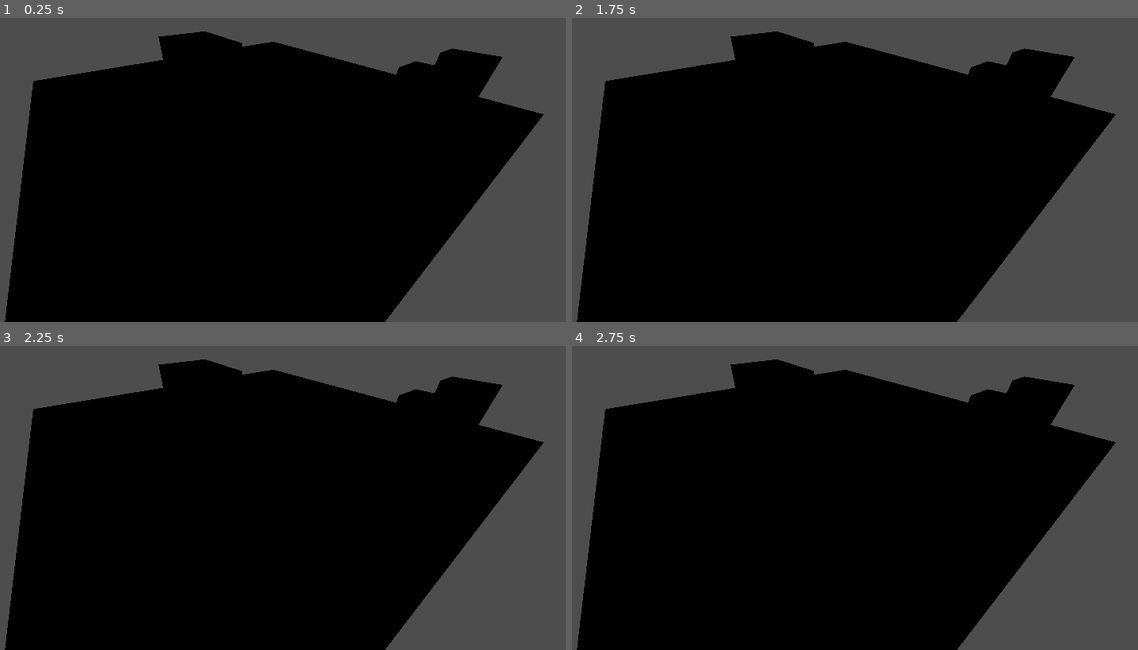
Above: before the commit, frames 1-4 (two rows, left to right).
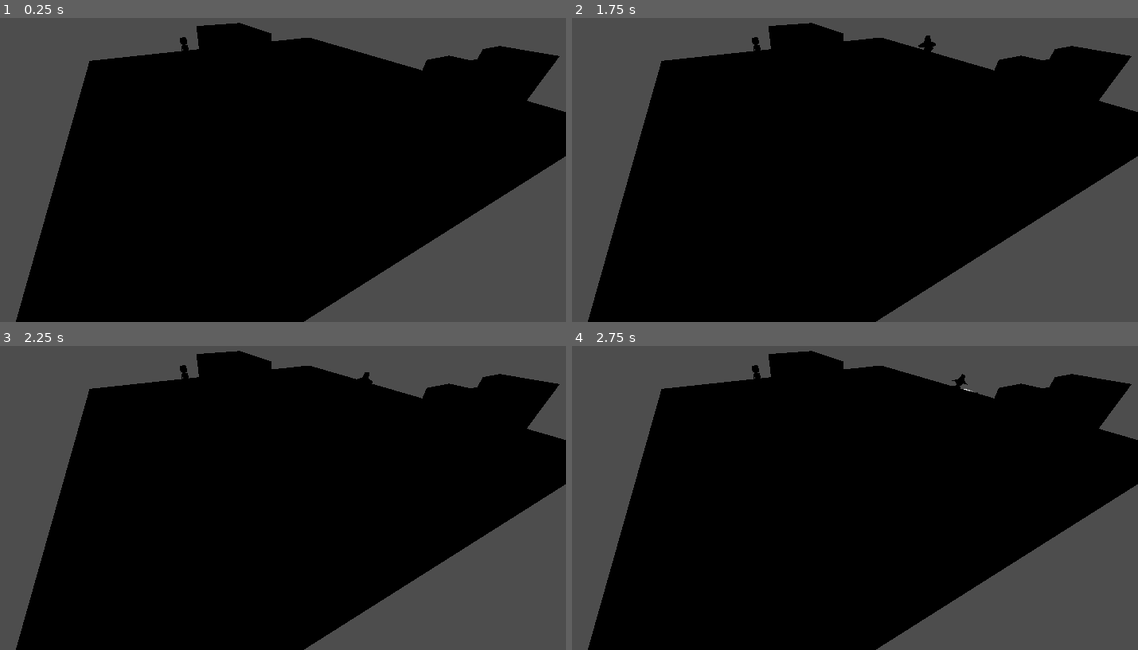
Above: after the commit, the same moments.

Repository: ZergioPC/aux_sombreron
Game: Godot game, scene res://Environment/map_testing.tscn
Same seed, same stepped clock (60 frames per second), same inputs: the game is played once before the commit and once after it. This scene is started directly instead of the project's main scene.
Inputs:
- Up to frame 1 (0.25 s): no input
- Up to frame 2 (1.75 s): tap Enter at 0.5 s; hold Right (move_right) 0.53-1.28 s; hold Shift (run) 0.53-1.28 s; tap Space at 1.25 s; hold Down (move_back) from 1.28 s (still down); tap X (attack) at 1.35 s; tap Shift (run) at 1.55 s
- Up to frame 3 (2.25 s): tap Enter at 2 s; release Down (move_back) at 2.03 s; hold Right (move_right) from 2.03 s (still down); hold Shift (run) from 2.03 s (still down); tap Z (dash) at 2.1 s
- Up to frame 4 (2.75 s): keep holding Right (move_right); keep holding Shift (run)

The runs differ from the first frame. In frame 1, 13% of the frame differs, in the area x 0-100%, y 1-100%; in frame 2, 13%; in frame 3, 13%; in frame 4, 13%.

Commit message:
Se agregan los primeros comportamientos de NPC usando el sombreron

Diff:
--- a/Entities/Peleador/Peleador.tscn
+++ b/Entities/Peleador/Peleador.tscn
@@ -1,13 +1,22 @@
-[gd_scene load_steps=3 format=3 uid="uid://cknalse3hxgqa"]
+[gd_scene load_steps=5 format=3 uid="uid://cknalse3hxgqa"]
 
-[ext_resource type="PackedScene" uid="uid://bksaypiu6el3u" path="res://Entities/Peleador/Modelo3D/Peleador_Model.tscn" id="1_0wu28"]
+[ext_resource type="PackedScene" path="res://NPCSystem/Base/NPCBase.tscn" id="1_base"]
+[ext_resource type="PackedScene" uid="uid://bksaypiu6el3u" path="res://Entities/Peleador/Modelo3D/Peleador_Model.tscn" id="2_model"]
+[ext_resource type="Script" path="res://NPCSystem/Behaviors/FighterBehavior.gd" id="3_fighter"]
 
-[sub_resource type="CapsuleShape3D" id="CapsuleShape3D_mmae2"]
+[sub_resource type="CapsuleShape3D" id="CapsuleShape3D_peleador"]
+radius = 0.4
+height = 1.8
 
-[node name="Peleador" type="CharacterBody3D"]
+[node name="Peleador" instance=ExtResource("1_base")]
+classification = 1
+move_speed = 2.5
 
-[node name="Peleador_animation" parent="." instance=ExtResource("1_0wu28")]
+[node name="Peleador_animation" parent="Model" index="0" instance=ExtResource("2_model")]
 
-[node name="CollisionShape3D" type="CollisionShape3D" parent="."]
-transform = Transform3D(1, 0, 0, 0, 1, 0, 0, 0, 1, 0, 1, 0)
-shape = SubResource("CapsuleShape3D_mmae2")
+[node name="CollisionShape3D" parent="." index="1"]
+transform = Transform3D(1, 0, 0, 0, 1, 0, 0, 0, 1, 0, 0.9, 0)
+shape = SubResource("CapsuleShape3D_peleador")
+
+[node name="Behavior" parent="." index="6"]
+script = ExtResource("3_fighter")
--- a/Environment/map_testing.tscn
+++ b/Environment/map_testing.tscn
@@ -1,6 +1,7 @@
-[gd_scene load_steps=3 format=3 uid="uid://cw5kq0ypvmg5d"]
+[gd_scene load_steps=4 format=3 uid="uid://cw5kq0ypvmg5d"]
 
 [ext_resource type="PackedScene" uid="uid://cknalse3hxgqa" path="res://Entities/Peleador/Peleador.tscn" id="1_p4juy"]
+[ext_resource type="PackedScene" uid="uid://cqcjfafijyups" path="res://Player/player.tscn" id="2_player"]
 
 [sub_resource type="NavigationMesh" id="NavigationMesh_af00w"]
 vertices = PackedVector3Array(-5.67381, 0.392067, -13.158, -2.92381, 0.392067, -13.408, -2.92381, 0.392067, -16.408, -1 …(1754 unchanged characters)…
@@ -15,22 +16,27 @@
 
 [node name="CSGBox3D" type="CSGBox3D" parent="NavigationRegion3D"]
 transform = Transform3D(4.29163, 0, 0, 0, 4.29163, 0, 0, 0, 4.29163, -1.95808, -0.621379, -3.09815)
+use_collision = true
 size = Vector3(6.39185, 0.255859, 6.31921)
 
 [node name="CSGBox3D2" type="CSGBox3D" parent="NavigationRegion3D"]
 transform = Transform3D(4.29163, 0, 0, 0, 4.29163, 0, 0, 0, 4.29163, -2.87764, -0.466599, -9.79484)
+use_collision = true
 size = Vector3(1.09473, 1.58044, 1.539)
 
 [node name="CSGBox3D3" type="CSGBox3D" parent="NavigationRegion3D"]
 transform = Transform3D(4.29163, 0, 0, 0, 4.29163, 0, 0, 0, 4.29163, 4.43839, -0.466599, 5.62753)
+use_collision = true
 size = Vector3(0.495789, 1.58044, 0.674896)
 
 [node name="CSGBox3D4" type="CSGBox3D" parent="NavigationRegion3D"]
 transform = Transform3D(4.29163, 0, 0, 0, 4.29163, 0, 0, 0, 4.29163, 7.45631, -0.466599, 6.19508)
+use_collision = true
 size = Vector3(1.20324, 1.58044, 0.410412)
 
 [node name="CSGBox3D5" type="CSGBox3D" parent="NavigationRegion3D"]
 transform = Transform3D(4.29163, 0, 0, 0, 4.29163, 0, 0, 0, 4.29163, 10.231, -0.466599, 5.62753)
+use_collision = true
 size = Vector3(0.495789, 1.58044, 0.674896)
 
 [node name="SafeZones" type="Node3D" parent="."]
@@ -46,7 +52,12 @@
 
 [node name="Npcs" type="Node3D" parent="."]
 
-[node name="Peleador" parent="Npcs" instance=ExtResource("1_p4juy")]
+[node name="Peleador" parent="Npcs" node_paths=PackedStringArray("safe_zone") instance=ExtResource("1_p4juy")]
+transform = Transform3D(1, 0, 0, 0, 1, 0, 0, 0, 1, -6.462, 0, -14.123)
+safe_zone = NodePath("../../SafeZones/1")
+
+[node name="Player" parent="." instance=ExtResource("2_player")]
+transform = Transform3D(1, 0, 0, 0, 1, 0, 0, 0, 1, 5, 0, -5)
 
 [node name="Camera3D" type="Camera3D" parent="."]
-transform = Transform3D(0.814116, 0.333078, -0.475684, 0, 0.819152, 0.573576, 0.580703, -0.466957, 0.666884, -11.905, 7.125, 10.265)
+transform = Transform3D(0.902585, 0.246931, -0.352654, 0, 0.819152, 0.573576, 0.430511, -0.517702, 0.739355, -11.5745, 6.615, 12.0134)
--- /dev/null
+++ b/NPCSystem/Base/NPCBase.gd
@@ -0,0 +1,293 @@
+class_name NPCBase
+extends CharacterBody3D
+
+## Clase compartida por todos los NPC.
+##
+## Centraliza el movimiento, la navegación, las animaciones, la percepción y la
+## comunicación con la máquina de estados. Las decisiones de cada tipo de NPC
+## viven en su NPCBehavior y en sus estados.
+
+enum Classification {
+	NORMAL,
+	ENEMY,
+}
+
+@export_group("Configuration")
+## Clasificación del NPC. No determina por sí sola su comportamiento.
+@export var classification: Classification = Classification.NORMAL
+## Zona segura individual del NPC. Puede quedar vacía.
+@export var safe_zone: Node3D
+
+@export_group("Movement")
+@export var move_speed: float = 2.0
+@export var acceleration: float = 10.0
+@export var rotation_speed: float = 8.0
+@export var gravity: float = 20.0
+@export var arrival_distance: float = 0.6
+
+@export_group("Perception")
+@export var detection_range: float = 6.0
+
+@export_group("Animations")
+@export var idle_animation: StringName = &"idle"
+@export var escape_animation: StringName = &"run"
+
+@export_group("References")
+## Si se dejan vacías, se resuelven automáticamente por nombre de nodo.
+@export var navigation_agent: NavigationAgent3D
+@export var model: Node3D
+
+var behavior: NPCBehavior
+var state_machine: NPCStateMachine
+var perception: NPCPerception
+
+var _animation_player: AnimationPlayer
+var _is_moving: bool = false
+var _has_destination: bool = false
+var _destination: Vector3 = Vector3.ZERO
+var _movement_elapsed: float = 0.0
+var _missing_animations: Dictionary = {}
+
+## Tiempo mínimo antes de confiar en NavigationAgent3D.is_navigation_finished().
+## Evita que un destino se considere alcanzado antes de que se calcule la ruta.
+const DESTINATION_GRACE_TIME := 0.25
+
+
+func _ready() -> void:
+	add_to_group(&"npc")
+	_resolve_references()
+	_configure_perception()
+
+	if behavior != null:
+		behavior.setup(self)
+
+	if state_machine != null:
+		state_machine.setup(self)
+		state_machine.start()
+
+
+func _physics_process(delta: float) -> void:
+	_apply_gravity(delta)
+
+	if state_machine != null:
+		state_machine.update(delta)
+
+	if _is_moving:
+		_follow_navigation_path(delta)
+	else:
+		_decelerate(delta)
+
+	move_and_slide()
+
+
+# -----------------------------------------------------------------------------
+# MOVEMENT AND NAVIGATION
+# -----------------------------------------------------------------------------
+
+## Inicia el desplazamiento hacia una posición usando el NavigationAgent3D.
+func move_to_position(target_position: Vector3) -> void:
+	if navigation_agent == null:
+		push_warning("NPC '%s' no tiene un NavigationAgent3D asignado." % name)
+		stop_movement()
+		return
+
+	_destination = target_position
+	_has_destination = true
+	_is_moving = true
+	_movement_elapsed = 0.0
+	navigation_agent.target_position = target_position
+
+
+## Detiene el desplazamiento actual y anula la velocidad horizontal.
+func stop_movement() -> void:
+	_is_moving = false
+	_has_destination = false
+	_movement_elapsed = 0.0
+	velocity.x = 0.0
+	velocity.z = 0.0
+
+
+## Indica si el NPC ya llegó al destino solicitado.
+func has_reached_destination() -> bool:
+	if not _has_destination:
+		return true
+
+	var offset := _destination - global_position
+	offset.y = 0.0
+
+	if offset.length() <= arrival_distance:
+		return true
+
+	if _movement_elapsed < DESTINATION_GRACE_TIME:
+		return false
+
+	if navigation_agent != null and navigation_agent.is_navigation_finished():
+		return true
+
+	return false
+
+
+func _apply_gravity(delta: float) -> void:
+	if is_on_floor():
+		velocity.y = 0.0
+	else:
+		velocity.y -= gravity * delta
+
+
+func _follow_navigation_path(delta: float) -> void:
+	if navigation_agent == null:
+		stop_movement()
+		return
+
+	_movement_elapsed += delta
+
+	if (
+		_movement_elapsed >= DESTINATION_GRACE_TIME
+		and navigation_agent.is_navigation_finished()
+	):
+		stop_movement()
+		return
+
+	var next_position := navigation_agent.get_next_path_position()
+	var direction := next_position - global_position
+	direction.y = 0.0
+
+	if direction.length_squared() <= 0.0001:
+		return
+
+	direction = direction.normalized()
+
+	velocity.x = move_toward(velocity.x, direction.x * move_speed, acceleration * delta)
+	velocity.z = move_toward(velocity.z, direction.z * move_speed, acceleration * delta)
+
+	_rotate_model_towards(direction, delta)
+
+
+func _decelerate(delta: float) -> void:
+	velocity.x = move_toward(velocity.x, 0.0, acceleration * delta)
+	velocity.z = move_toward(velocity.z, 0.0, acceleration * delta)
+
+
+func _rotate_model_towards(direction: Vector3, delta: float) -> void:
+	if model == null:
+		return
+
+	var target_angle := atan2(direction.x, direction.z)
+	model.rotation.y = lerp_angle(model.rotation.y, target_angle, rotation_speed * delta)
+
+
+# -----------------------------------------------------------------------------
+# SAFE ZONE
+# -----------------------------------------------------------------------------
+
+func has_safe_zone() -> bool:
+	return safe_zone != null and is_instance_valid(safe_zone)
+
+
+func get_safe_zone_position() -> Vector3:
+	if not has_safe_zone():
+		return global_position
+	return safe_zone.global_position
+
+
+# -----------------------------------------------------------------------------
+# EVENTS AND STATE MACHINE
+# -----------------------------------------------------------------------------
+
+## Envía un evento al comportamiento para que decida la reacción.
+func notify_event(event: Dictionary) -> void:
+	if behavior == null:
+		return
+	behavior.handle_event(event)
+
+
+## Solicita un cambio de estado a la máquina de estados.
+func request_state(state_name: StringName) -> bool:
+	if state_machine == null:
+		return false
+	return state_machine.transition_to(state_name)
+
+
+func has_perceived_threats() -> bool:
+	return perception != null and perception.has_detected_bodies()
+
+
+func _on_perception_body_detected(body: Node3D) -> void:
+	notify_event({
+		"name": NPCBehavior.EVENT_THREAT_DETECTED,
+		"source": body,
+	})
+
+
+func _on_perception_body_lost(body: Node3D) -> void:
+	notify_event({
+		"name": NPCBehavior.EVENT_THREAT_LOST,
+		"source": body,
+	})
+
+
+# -----------------------------------------------------------------------------
+# ANIMATIONS
+# -----------------------------------------------------------------------------
+
+## Reproduce una animación del modelo. Si no existe, se ignora sin errores.
+func play_animation(animation_name: StringName, speed_scale: float = 1.0) -> void:
+	if _animation_player == null:
+		return
+
+	if not _animation_player.has_animation(animation_name):
+		if not _missing_animations.has(animation_name):
+			_missing_animations[animation_name] = true
+			push_warning(
+				"NPC '%s' no tiene la animación '%s'." % [name, animation_name]
+			)
+		return
+
+	if (
+		_animation_player.current_animation == animation_name
+		and _animation_player.is_playing()
+	):
+		_animation_player.speed_scale = speed_scale
+		return
+
+	_animation_player.play(animation_name, 0.1)
+	_animation_player.speed_scale = speed_scale
+
+
+# -----------------------------------------------------------------------------
+# INITIALIZATION HELPERS
+# -----------------------------------------------------------------------------
+
+func _resolve_references() -> void:
+	if navigation_agent == null:
+		navigation_agent = get_node_or_null("NavigationAgent3D") as NavigationAgent3D
+
+	if model == null:
+		model = get_node_or_null("Model") as Node3D
+
+	behavior = get_node_or_null("Behavior") as NPCBehavior
+	state_machine = get_node_or_null("StateMachine") as NPCStateMachine
+	perception = get_node_or_null("PerceptionArea") as NPCPerception
+
+	_animation_player = _find_animation_player()
+
+	if perception != null:
+		perception.body_detected.connect(_on_perception_body_detected)
+		perception.body_lost.connect(_on_perception_body_lost)
+
+
+func _configure_perception() -> void:
+	if perception == null:
+		return
+	perception.set_detection_range(detection_range)
+
+
+func _find_animation_player() -> AnimationPlayer:
+	if model == null:
+		return null
+
+	var players := model.find_children("*", "AnimationPlayer", true, false)
+	if players.is_empty():
+		return null
+
+	return players[0] as AnimationPlayer
--- /dev/null
+++ b/NPCSystem/Base/NPCBase.tscn
@@ -0,0 +1,63 @@
+[gd_scene load_steps=10 format=3]
+
+[ext_resource type="Script" path="res://NPCSystem/Base/NPCBase.gd" id="1_base"]
+[ext_resource type="Script" path="res://NPCSystem/States/NPCStateMachine.gd" id="2_state_machine"]
+[ext_resource type="Script" path="res://NPCSystem/States/Idle.gd" id="3_idle"]
+[ext_resource type="Script" path="res://NPCSystem/States/Escape.gd" id="4_escape"]
+[ext_resource type="Script" path="res://NPCSystem/Behaviors/NPCBehavior.gd" id="5_behavior"]
+[ext_resource type="Script" path="res://NPCSystem/Components/NPCPerception.gd" id="6_perception"]
+
+[sub_resource type="CapsuleShape3D" id="CapsuleShape3D_npc"]
+radius = 0.35
+height = 1.5
+
+[sub_resource type="SphereShape3D" id="SphereShape3D_audio"]
+radius = 6.0
+
+[sub_resource type="SphereShape3D" id="SphereShape3D_perception"]
+radius = 6.0
+
+[node name="NPCBase" type="CharacterBody3D" groups=["npc"]]
+script = ExtResource("1_base")
+
+[node name="Model" type="Node3D" parent="."]
+
+[node name="CollisionShape3D" type="CollisionShape3D" parent="."]
+transform = Transform3D(1, 0, 0, 0, 1, 0, 0, 0, 1, 0, 0.75, 0)
+shape = SubResource("CapsuleShape3D_npc")
+
+[node name="NavigationAgent3D" type="NavigationAgent3D" parent="."]
+path_desired_distance = 0.6
+target_desired_distance = 0.6
+path_max_distance = 3.0
+
+[node name="AudioTrigger" type="Area3D" parent="."]
+collision_layer = 0
+collision_mask = 1
+
+[node name="CollisionShape3D" type="CollisionShape3D" parent="AudioTrigger"]
+shape = SubResource("SphereShape3D_audio")
+
+[node name="PerceptionArea" type="Area3D" parent="."]
+collision_layer = 0
+collision_mask = 1
+script = ExtResource("6_perception")
+
+[node name="CollisionShape3D" type="CollisionShape3D" parent="PerceptionArea"]
+shape = SubResource("SphereShape3D_perception")
+
+[node name="SafeZoneFinder" type="Node3D" parent="."]
+
+[node name="Behavior" type="Node" parent="."]
+script = ExtResource("5_behavior")
+
+[node name="StateMachine" type="Node" parent="."]
+script = ExtResource("2_state_machine")
+
+[node name="Idle" type="Node" parent="StateMachine"]
+script = ExtResource("3_idle")
+allowed_transitions = PackedStringArray("escape")
+
+[node name="Escape" type="Node" parent="StateMachine"]
+script = ExtResource("4_escape")
+allowed_transitions = PackedStringArray("idle")
--- /dev/null
+++ b/NPCSystem/Behaviors/FighterBehavior.gd
@@ -0,0 +1,30 @@
+class_name FighterBehavior
+extends NPCBehavior
+
+## Comportamiento del NPC peleador.
+##
+## Por ahora solo utiliza los estados Idle y Escape: permanece en reposo cuando
+## no hay amenazas y huye hacia su zona segura cuando detecta al jugador.
+## Los estados Attack y Stun se agregarán en una etapa posterior.
+
+
+func handle_event(event: Dictionary) -> void:
+	var event_name := StringName(event.get("name", &""))
+
+	match event_name:
+		EVENT_THREAT_DETECTED:
+			_on_threat_detected()
+
+	# EVENT_THREAT_LOST no interrumpe Escape: el estado Escape comprueba las
+	# amenazas al llegar a la zona segura y vuelve a Idle cuando desaparecen.
+
+
+func _on_threat_detected() -> void:
+	if npc == null:
+		return
+
+	# Sin zona segura no se solicita Escape; el NPC permanece en Idle.
+	if not npc.has_safe_zone():
+		return
+
+	request_state(&"escape")
--- /dev/null
+++ b/NPCSystem/Behaviors/NPCBehavior.gd
@@ -0,0 +1,31 @@
+class_name NPCBehavior
+extends Node
+
+## Clase base de los comportamientos de NPC.
+##
+## Un comportamiento recibe los eventos del entorno y decide qué estado
+## solicitar. Las acciones físicas las ejecuta NPCBase a través de su máquina
+## de estados.
+
+const EVENT_THREAT_DETECTED := &"threat_detected"
+const EVENT_THREAT_LOST := &"threat_lost"
+
+## Referencia al NPC que utiliza este comportamiento.
+var npc
+
+
+## NPCBase llama a este método durante su inicialización.
+func setup(owner_npc) -> void:
+	npc = owner_npc
+
+
+## Punto de entrada para los eventos del entorno o del jugador.
+func handle_event(_event: Dictionary) -> void:
+	pass
+
+
+## Solicita un cambio de estado delegando en la máquina de estados del NPC.
+func request_state(state_name: StringName) -> bool:
+	if npc == null:
+		return false
+	return npc.request_state(state_name)
--- /dev/null
+++ b/NPCSystem/Components/NPCPerception.gd
@@ -0,0 +1,106 @@
+class_name NPCPerception
+extends Area3D
+
+## Componente de percepción del NPC.
+##
+## Detecta cuerpos que pertenecen al grupo de amenaza (por defecto "player") y
+## notifica a NPCBase mediante señales. No decide cómo debe reaccionar el NPC:
+## esa decisión pertenece al comportamiento.
+
+signal body_detected(body: Node3D)
+signal body_lost(body: Node3D)
+
+## Grupo cuyo cuerpo se considera una amenaza.
+@export var threat_group: StringName = &"player"
+## Si está activo, solo se aceptan cuerpos dentro de threat_group.
+@export var use_group_filter: bool = true
+
+var detected_bodies: Array[Node3D] = []
+
+
+func _ready() -> void:
+	body_entered.connect(_on_body_entered)
+	body_exited.connect(_on_body_exited)
+
+
+## Ajusta el radio del CollisionShape3D duplicando el recurso para que cada
+## instancia de NPC tenga su propio rango de detección.
+func set_detection_range(value: float) -> void:
+	var collision_shape := get_node_or_null("CollisionShape3D") as CollisionShape3D
+	if collision_shape == null:
+		return
+
+	var sphere := collision_shape.shape as SphereShape3D
+	if sphere == null:
+		return
+
+	var own_sphere := sphere.duplicate() as SphereShape3D
+	own_sphere.radius = value
+	collision_shape.shape = own_sphere
+
+
+func has_detected_bodies() -> bool:
+	return not detected_bodies.is_empty()
+
+
+## Devuelve la amenaza detectada más cercana, o null si no hay ninguna.
+func get_nearest_body() -> Node3D:
+	var nearest: Node3D = null
+	var nearest_distance := INF
+
+	for body in detected_bodies:
+		if not is_instance_valid(body):
+			continue
+
+		var distance := global_position.distance_squared_to(body.global_position)
+		if distance < nearest_distance:
+			nearest_distance = distance
+			nearest = body
+
+	return nearest
+
+
+func _on_body_entered(body: Node3D) -> void:
+	if not _is_threat(body):
+		return
+
+	if detected_bodies.has(body):
+		return
+
+	detected_bodies.append(body)
+	body_detected.emit(body)
+
+
+func _on_body_exited(body: Node3D) -> void:
+	if not detected_bodies.has(body):
+		return
+
+	detected_bodies.erase(body)
+	body_lost.emit(body)
+
+
+func _is_threat(body: Node3D) -> bool:
+	if body == null or not is_instance_valid(body):
+		return false
+
+	# Evitar detectar el cuerpo del propio NPC.
+	var node: Node = body
+	while node != null:
+		if node == get_parent():
+			return false
+		node = node.get_parent()
+
+	if use_group_filter:
+		return _belongs_to_group(body, threat_group)
+
+	return true
+
+
+func _belongs_to_group(node: Node, group_name: StringName) -> bool:
+	var current: Node = node
+	while current != null:
+		if current.is_in_group(group_name):
+			return true
+		current = current.get_parent()
+
+	return false
--- /dev/null
+++ b/NPCSystem/States/Escape.gd
@@ -0,0 +1,54 @@
+extends NPCState
+
+## Estado de escape del NPC.
+##
+## Solicita a NPCBase el desplazamiento hacia la zona segura asignada y vuelve
+## a Idle cuando la amenaza desaparece o al llegar sin amenazas pendientes.
+
+var _arrived: bool = false
+
+
+func enter() -> void:
+	_arrived = false
+
+	if npc == null:
+		return
+
+	if not npc.has_safe_zone():
+		push_warning(
+			"NPC '%s' intentó escapar sin una zona segura asignada." % npc.name
+		)
+		npc.stop_movement()
+		npc.play_animation(npc.idle_animation)
+		return
+
+	npc.move_to_position(npc.get_safe_zone_position())
+	npc.play_animation(npc.escape_animation)
+
+
+func update(_delta: float) -> void:
+	if npc == null:
+		return
+
+	if not npc.has_safe_zone():
+		request_transition(&"idle")
+		return
+
+	if _arrived:
+		if not npc.has_perceived_threats():
+			request_transition(&"idle")
+		return
+
+	if npc.has_reached_destination():
+		_arrived = true
+		npc.stop_movement()
+		npc.play_animation(npc.idle_animation)
+
+		if not npc.has_perceived_threats():
+			request_transition(&"idle")
+
+
+func exit() -> void:
+	if npc == null:
+		return
+	npc.stop_movement()
--- /dev/null
+++ b/NPCSystem/States/Idle.gd
@@ -0,0 +1,12 @@
+extends NPCState
+
+## Estado de reposo del NPC.
+##
+## Permanece quieto hasta que el comportamiento solicite otro estado.
+
+func enter() -> void:
+	if npc == null:
+		return
+
+	npc.stop_movement()
+	npc.play_animation(npc.idle_animation)
--- /dev/null
+++ b/NPCSystem/States/NPCState.gd
@@ -0,0 +1,49 @@
+class_name NPCState
+extends Node
+
+## Clase base de los estados del NPC.
+##
+## Cada estado implementa su lógica en enter(), update() y exit(). El estado no
+## accede directamente a la navegación ni al AnimationPlayer: solicita esas
+## acciones a NPCBase.
+
+## Referencia al NPC controlado por este estado.
+var npc
+## Referencia a la máquina de estados propietaria.
+var state_machine
+## Estados a los que se puede cambiar desde este estado.
+@export var allowed_transitions: PackedStringArray = PackedStringArray()
+
+
+## Identificador del estado. Se usa el nombre del nodo en minúsculas.
+func get_state_name() -> StringName:
+	return StringName(String(name).to_lower())
+
+
+## Indica si el estado permite una transición hacia el estado indicado.
+func can_transition_to(target_state: StringName) -> bool:
+	if allowed_transitions.is_empty():
+		return true
+	return allowed_transitions.has(String(target_state))
+
+
+## Se ejecuta al entrar al estado.
+func enter() -> void:
+	pass
+
+
+## Se ejecuta en cada frame de física mientras el estado está activo.
+func update(_delta: float) -> void:
+	pass
+
+
+## Se ejecuta al abandonar el estado.
+func exit() -> void:
+	pass
+
+
+## Solicita una transición desde dentro del estado.
+func request_transition(target_state: StringName) -> bool:
+	if state_machine == null:
+		return false
+	return state_machine.transition_to(target_state)
--- /dev/null
+++ b/NPCSystem/States/NPCStateMachine.gd
@@ -0,0 +1,74 @@
+class_name NPCStateMachine
+extends Node
+
+## Máquina de estados del NPC.
+##
+## Registra los nodos NPCState que contiene, delega la actualización al estado
+## activo y valida las transiciones antes de ejecutarlas.
+
+signal state_changed(previous_state: StringName, current_state: StringName)
+
+## Estado con el que arranca el NPC.
+@export var initial_state: StringName = &"idle"
+
+var npc
+var states: Dictionary = {}
+var current_state: NPCState
+var current_state_name: StringName = &""
+
+
+## NPCBase llama a este método durante su inicialización.
+func setup(owner_npc) -> void:
+	npc = owner_npc
+	states.clear()
+
+	for child in get_children():
+		if child is NPCState:
+			var state := child as NPCState
+			state.npc = npc
+			state.state_machine = self
+			states[state.get_state_name()] = state
+
+
+## Activa el estado inicial del NPC.
+func start() -> void:
+	if current_state == null:
+		transition_to(initial_state)
+
+
+## Solicita un cambio de estado validando que el estado exista y que la
+## transición esté permitida por el estado actual.
+func transition_to(target_state: StringName) -> bool:
+	var target := StringName(target_state)
+
+	if not states.has(target):
+		push_warning("NPCStateMachine: el estado '%s' no existe." % target)
+		return false
+
+	if current_state == states[target]:
+		return false
+
+	if current_state != null and not current_state.can_transition_to(target):
+		push_warning(
+			"NPCStateMachine: transición no permitida '%s' -> '%s'."
+			% [current_state_name, target]
+		)
+		return false
+
+	var previous_state := current_state_name
+
+	if current_state != null:
+		current_state.exit()
+
+	current_state = states[target] as NPCState
+	current_state_name = target
+	current_state.enter()
+
+	state_changed.emit(previous_state, current_state_name)
+	return true
+
+
+## Actualiza el estado activo. NPCBase lo llama desde su _physics_process.
+func update(delta: float) -> void:
+	if current_state != null:
+		current_state.update(delta)
--- a/Player/player.tscn
+++ b/Player/player.tscn
@@ -10,7 +10,7 @@
 radius = 0.23659
 height = 0.827062
 
-[node name="Player" type="Node3D"]
+[node name="Player" type="Node3D" groups=["player"]]
 script = ExtResource("1_lfkgb")
 
 [node name="Sombreron" type="CharacterBody3D" parent="." node_paths=PackedStringArray("animation_player", "model", "pivote")]
